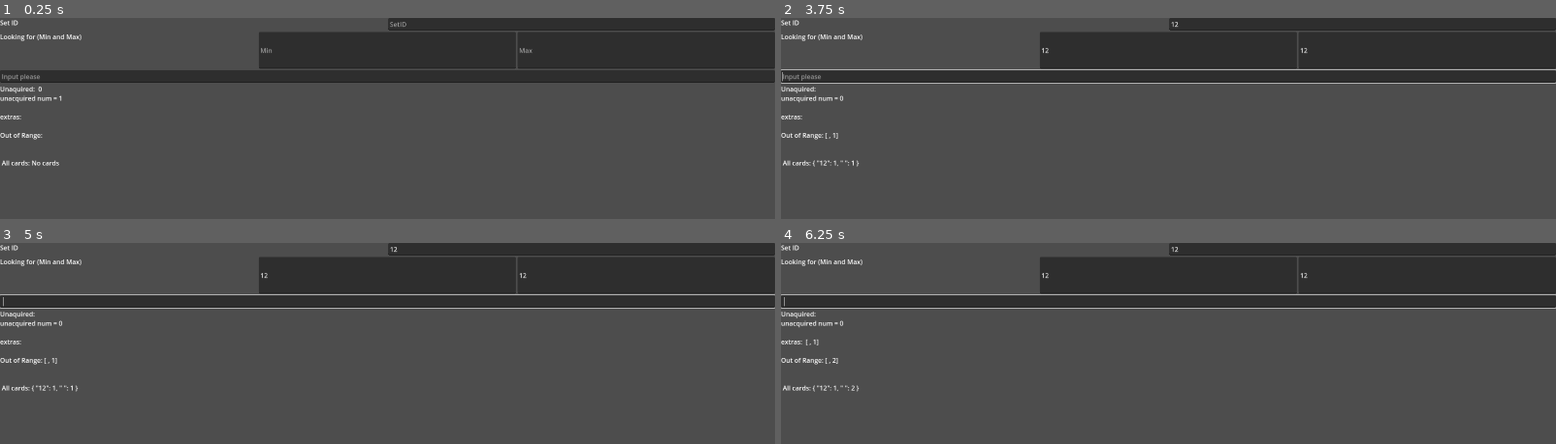
Above: before the commit, frames 1-4 (two rows, left to right).
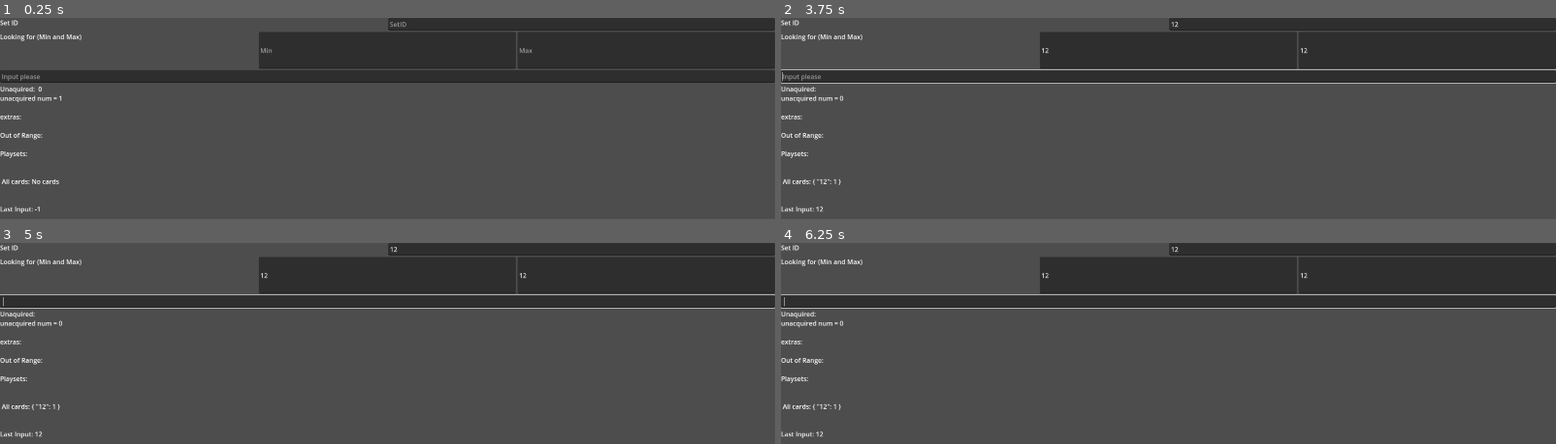
Above: after the commit, the same moments.

Repository: BrianBHuynh/MTG-easy-card-ID-tracker
Game: Godot game, scene res://tracker_scene.tscn
Same seed, same stepped clock (60 frames per second), same inputs: the game is played once before the commit and once after it.
Inputs (mouse positions are in pixels of both pictures, inside the frame that each line leads up to):
- Up to frame 1 (0.25 s): no input
- Up to frame 2 (3.75 s): click (1362, 24) at 0.52 s; type "12" at 0.6 s; click (1168, 50) at 0.75 s; type "12" at 0.83 s; click (1424, 50) at 0.98 s; type "12" at 1.07 s; click (1168, 76) at 1.27 s; type "12" at 1.35 s; tap Enter at 2, 3.5 s; tap Space at 2.75 s
- Up to frame 3 (5 s): tap Space at 4.25 s
- Up to frame 4 (6.25 s): tap Enter at 5 s; tap Space at 5.75 s

The runs differ from the first frame. In frame 1, 0.4% of the frame differs, in the area x 0-8%, y 66-98%; in frame 2, 0.4%; in frame 3, 0.4%; in frame 4, 0.4%, in the area x 0-11%, y 48-98%.
Error after the commit: Invalid access to property or key '0' on a base object of type 'Dictionary'. (res://tracker_scene.gd:42)

Commit message:
Now tracks more things
Last inputs, playsets, and card ordering

Diff:
--- a/tracker_scene.gd
+++ b/tracker_scene.gd
@@ -4,6 +4,7 @@
 var special_list: Dictionary
 var num: int = 310
 var time_since_last_refresh: int = 0
+var last_input: int = -1
 
 func _ready() -> void:
 	process_text()
@@ -23,27 +24,39 @@
 	var extras: Dictionary = {}
 	var extras_string: String = "extras: "
 	var out_of_range: String = "Out of Range: "
+	var play_sets: String = "Playsets: "
 	for i in int($VBoxContainer/Range/Max.text) - int($VBoxContainer/Range/Min.text) + 1:
 		if Saves.get_or_return($VBoxContainer/SetID/SetID.text, str(i + int($VBoxContainer/Range/Min.text)), 0) == 0:
 			unacquired_list = unacquired_list + " " + str(i + int($VBoxContainer/Range/Min.text))
 			unacquired_num = unacquired_num + 1
 	if Saves.data is Dictionary and Saves.data.has($VBoxContainer/SetID/SetID.text) and Saves.data[$VBoxContainer/SetID/SetID.text] is Dictionary:
-		for key in Saves.data[$VBoxContainer/SetID/SetID.text].keys():
+		var keys: Array = Saves.data[$VBoxContainer/SetID/SetID.text].keys()
+		var temp: Array = []
+		for key in keys:
+			temp.append(int(key))
+		temp.sort()
+		keys = []
+		for key in temp:
+			keys.append(str(key))
+		for key in keys:
 			if Saves.data[$VBoxContainer/SetID/SetID.text][key] > 0:
 				extras[key] = Saves.data[$VBoxContainer/SetID/SetID.text][key]
+			if Saves.data[$VBoxContainer/SetID/SetID.text][key] >= 4:
+				play_sets = play_sets + str(key) + " "
 			if int(key) > int($VBoxContainer/Range/Max.text) or int(key) < int($VBoxContainer/Range/Min.text):
 				out_of_range = out_of_range + "[" + str(key) + ", " + str(Saves.data[$VBoxContainer/SetID/SetID.text][key]) + "] "
 	for key in extras:
 		if extras[key] > 1:
 			extras_string = extras_string + " [" + str(key) + ", " + str(extras[key] - 1) + "] "
 	$VBoxContainer/RichTextLabel.text = (
-		unacquired_list + "\nunacquired num = " + str(unacquired_num) + "\n\n" + extras_string + "\n\n" + out_of_range + "\n\n\n All cards: " + str(Saves.data.get($VBoxContainer/SetID/SetID.text, "No cards"))
+		unacquired_list + "\nunacquired num = " + str(unacquired_num) + "\n\n" + extras_string + "\n\n" + out_of_range + "\n\n" + play_sets + "\n\n\n All cards: " + str(Saves.data.get($VBoxContainer/SetID/SetID.text, "No cards")) + "\n\n\nLast Input: " + str(last_input)
 	)
 
 
 func _on_line_edit_text_submitted(new_text: String) -> void:
 	if new_text != "":
 		Saves.set_value($VBoxContainer/SetID/SetID.text, new_text, int(Saves.get_or_return($VBoxContainer/SetID/SetID.text, new_text, 0) + 1))
+	last_input = int(new_text)
 	process_text()
 	$VBoxContainer/LineEdit.text = ""
 	Saves.save_game()
